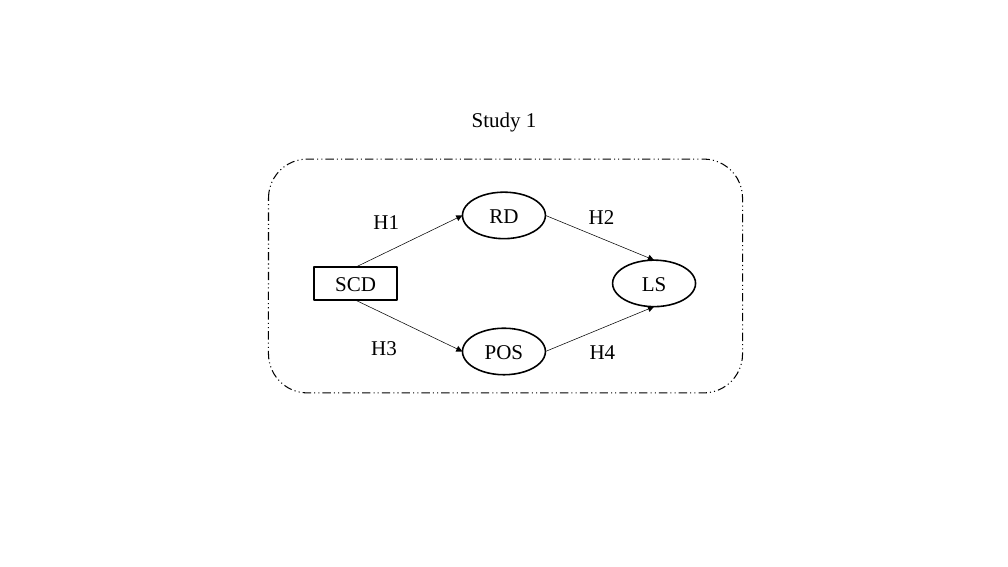
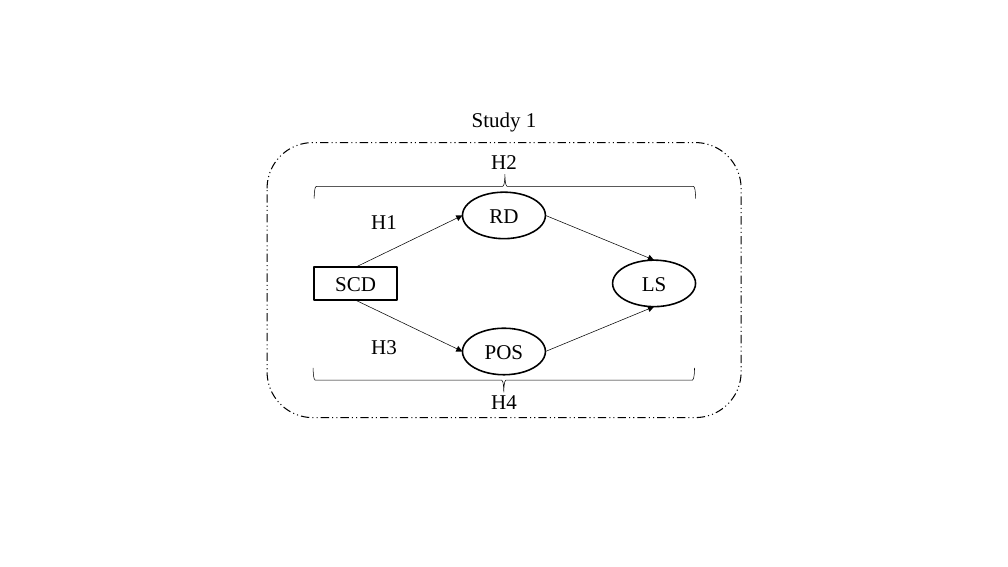
Before and after one commit to sinnyuki/SCO, a slide deck: slide 2 of 1_Protocol/1_2_Paper/H.pptx. Drawn at 1008x567 pixels with LibreOffice and Linux fonts; fonts in the diff are those of the drawing. Boxes give left, top, right and bottom in pixels: in the first picture for what was removed or moved away, otherwise in the second. Text is boxed around its words. In the diff, an @@ line names an element or a change of style, - is before the commit and + after.

```diff
--- a/1_Protocol/1_2_Paper/H.pptx
+++ b/1_Protocol/1_2_Paper/H.pptx
@@ rounded rectangle: place and size @@
-rounded rectangle at (268, 159, 743, 392)
+rounded rectangle at (267, 143, 741, 418)
@@ text "H2": place and size @@
-text "H2" at (589, 210, 615, 224)
+text "H2" at (491, 155, 517, 169)
@@ left brace added at (314, 174, 696, 198), outline #000000 0.5 pt @@
@@ left brace added at (313, 369, 695, 393), outline #000000 0.5 pt @@
@@ text "H4": place and size @@
-text "H4" at (590, 345, 616, 359)
+text "H4" at (491, 395, 517, 409)
```
Also in this commit, not shown: 1 other slide changed, 3 other files.
